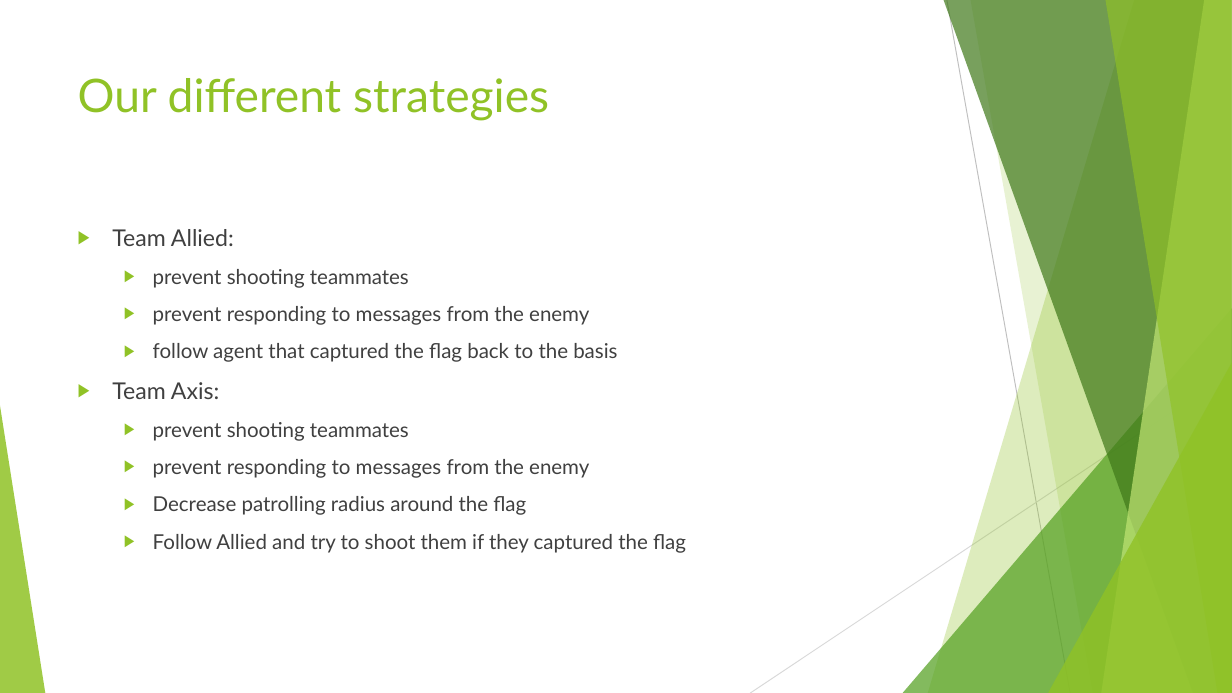
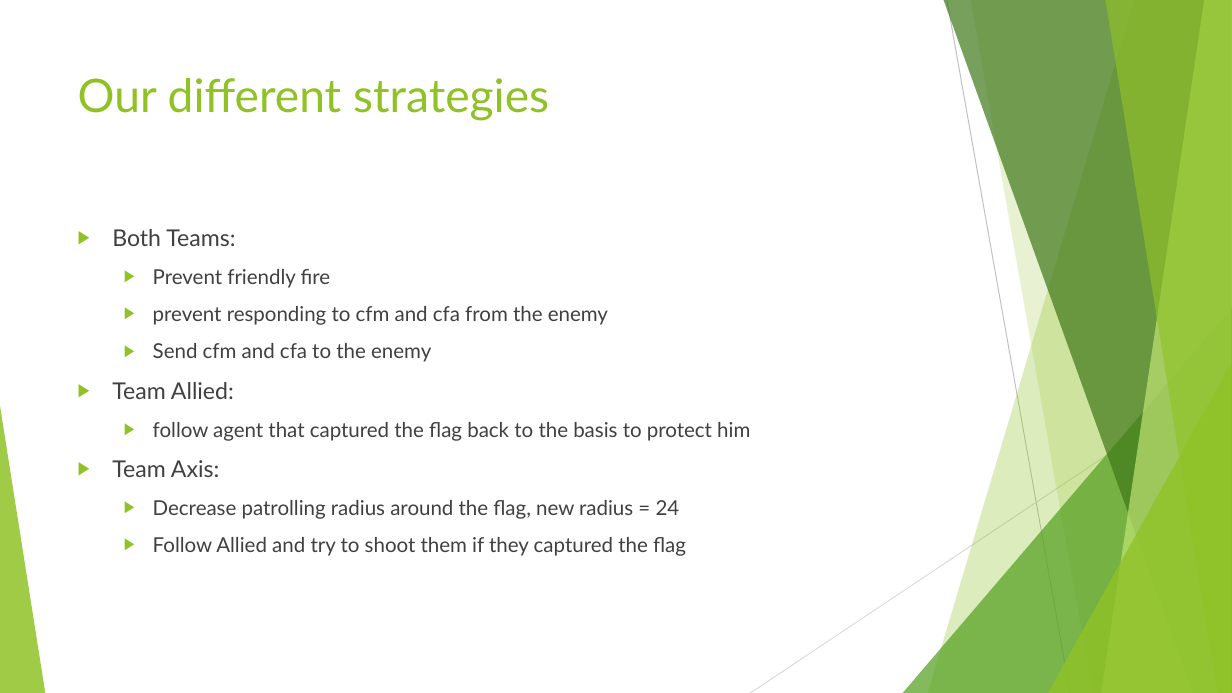
Before and after one commit to JRuiz130/ATAI-FinalWork, a slide deck: slide 2 of final-work-presentation.pptx. Drawn at 1232x693 pixels with LibreOffice and Linux fonts; fonts in the diff are those of the drawing. Boxes give left, top, right and bottom in pixels: in the first picture for what was removed or moved away, otherwise in the second. Text is boxed around its words. In the diff, an @@ line names an element or a change of style, - is before the commit and + after.

Commit message:
updated presentation with all strategies

```diff
--- a/final-work-presentation.pptx
+++ b/final-work-presentation.pptx
@@ text at bbox=[112, 229, 608, 362]: paragraphs added @@
+▶ Both Teams:
+  ▶ Prevent friendly fire
+  ▶ prevent responding to cfm and cfa from the enemy
+  ▶ Send cfm and cfa to the enemy
@@ text at bbox=[153, 422, 750, 441]: text changed @@
-  ▶ prevent shooting teammates
-  ▶ prevent responding to messages from the enemy
-  ▶ follow agent that captured the flag back to the basis
+  ▶ follow agent that captured the flag back to the basis to protect him
@@ text at bbox=[153, 500, 680, 519]: text changed @@
-  ▶ prevent shooting teammates
-  ▶ prevent responding to messages from the enemy
-  ▶ Decrease patrolling radius around the flag
+  ▶ Decrease patrolling radius around the flag, new radius = 24
```
Also in this commit, not shown: 4 other slides changed, 1 slide removed.
